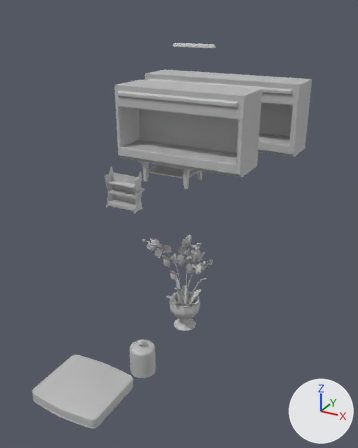
An edit to the FBX model Assets/04_Models/Bibliotheque/Truc_Etageres.fbx, drawn before and after from the same camera.
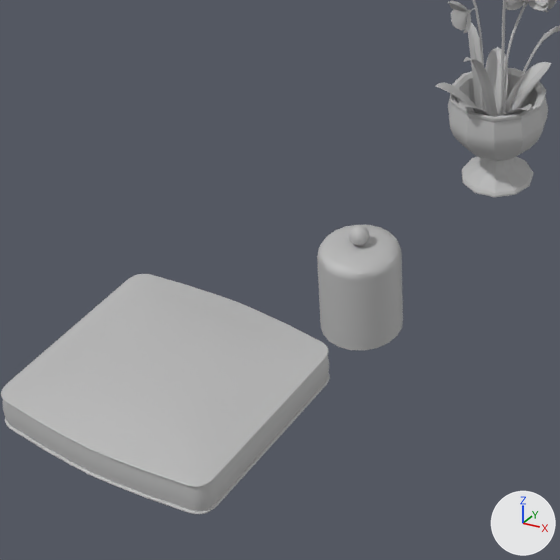
There are two pictures of each version: one whole from a 50 mm camera at (11.53, -9.76, 3.78) aimed at (8.02, -3.38, 0.59), one close up on the part from 9% to 57% of the width and 60% to 99% of the height. Every picture has the same lights, and +X, +Y and +Z are marked at lower right. Where no turn or scale is listed for an object, it has been applied to the vertices. Vertices at the same position are counted once.

The first close-up shows 'Coussin', 'Lampe_Cloche', 'Orchide'.
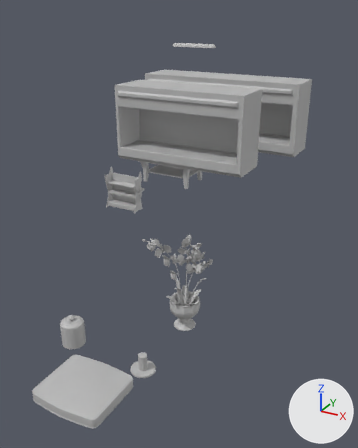
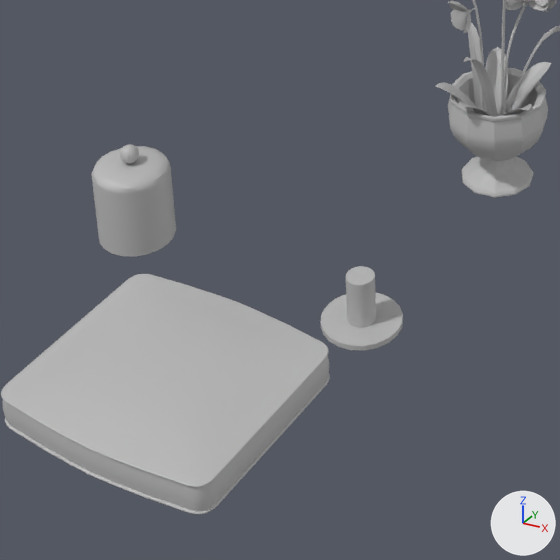
Pixel boxes [x1, y1, x2, y2] of what changed, in the close-ups (560 x 560 px):
'Lampe_Cloche', reshaped (33% shorter): before [317, 225, 403, 350]; after [320, 266, 403, 350]
'Cloche_Verre', added: after [92, 144, 176, 257]
part 1 of me_mesh_001, deleted: before [348, 225, 369, 246]
part 2 of me_mesh_001, cut back: before [317, 225, 403, 349]; after [320, 293, 403, 349]

The change, as a diff of the scene's bpy script:
```diff
--- a/Assets/04_Models/Bibliotheque/Truc_Etageres.fbx.py
+++ b/Assets/04_Models/Bibliotheque/Truc_Etageres.fbx.py
@@ me_mesh_001 @@
 # used by ob_lampe_cloche; location = (9.0, -6.0, 0.0)
-me_mesh_001.from_pydata(...)  # 418 vertices, 464 faces; spans x -0.144..0.144, y -0.144..0.144, z 0.0..0.407
+me_mesh_001.from_pydata(...)  # 82 vertices, 100 faces; spans x -0.144..0.144, y -0.144..0.144, z 0.0..0.202
+# me_mesh_001 part 1: the loose piece of 134 vertices spanning x -0.035..0.035, y -0.035..0.035, z 0.337..0.407 is deleted
+# me_mesh_001 part 2
+# 202 vertices are removed from x -0.144..0.144, y -0.144..0.144, z 0.02..0.336
+# 260 faces are deleted
+# 40 new faces join them
 me_mesh_001.materials.append(mat_lambert1)
@@ me_mesh_001_1 @@
+me_mesh_001_1.from_pydata(...)  # 336 vertices, 364 faces; spans x -0.144..0.144, y -0.144..0.144, z 0.02..0.407
+me_mesh_001_1.materials.append(mat_lambert1)  # grey #bcbcbc
@@ ob_cloche_verre @@
+ob_cloche_verre = bpy.data.objects.new('Cloche_Verre', me_mesh_001_1)
+ob_cloche_verre.location = (8.0, -6.0, 0.0)
```
